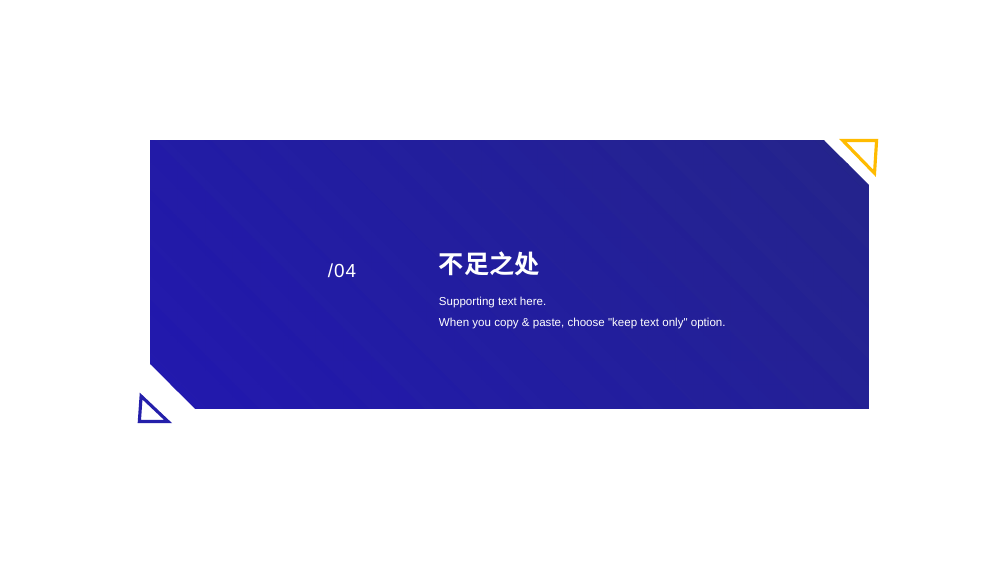
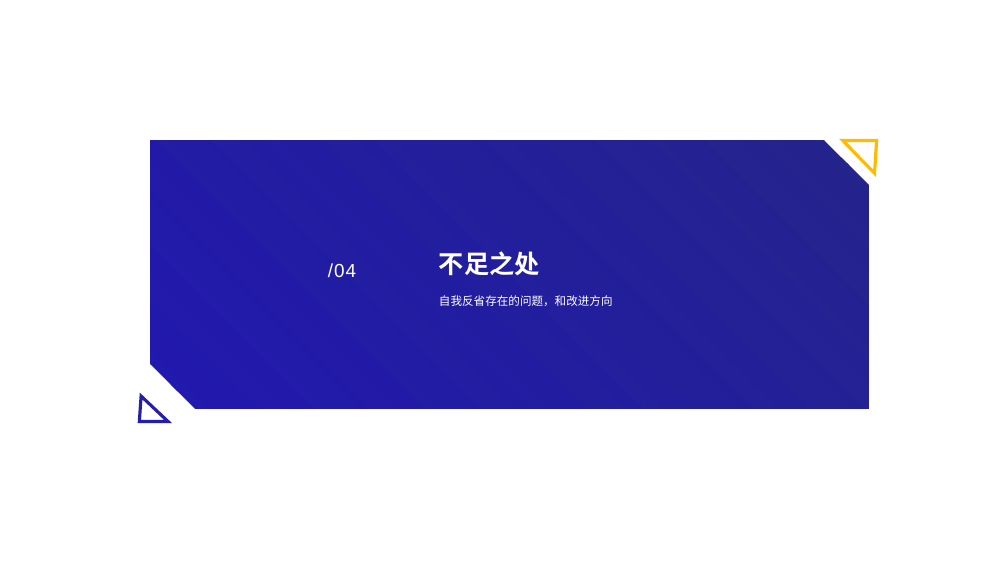
Before and after one commit to czx-dev/note, a slide deck: slide 9 of 陈仲贤述职答辩.pptx. Drawn at 1008x567 pixels with LibreOffice and Linux fonts; fonts in the diff are those of the drawing. Boxes give left, top, right and bottom in pixels: in the first picture for what was removed or moved away, otherwise in the second. Text is boxed around its words. In the diff, an @@ line names an element or a change of style, - is before the commit and + after.

```diff
--- a/陈仲贤述职答辩.pptx
+++ b/陈仲贤述职答辩.pptx
@@ text at [439,295,613,306]: text changed @@
-Supporting text here.
-When you copy & paste, choose "keep text only" option.
+自我反省存在的问题，和改进方向
```
Also in this commit, not shown: 5 other slides changed, 17 other files.
